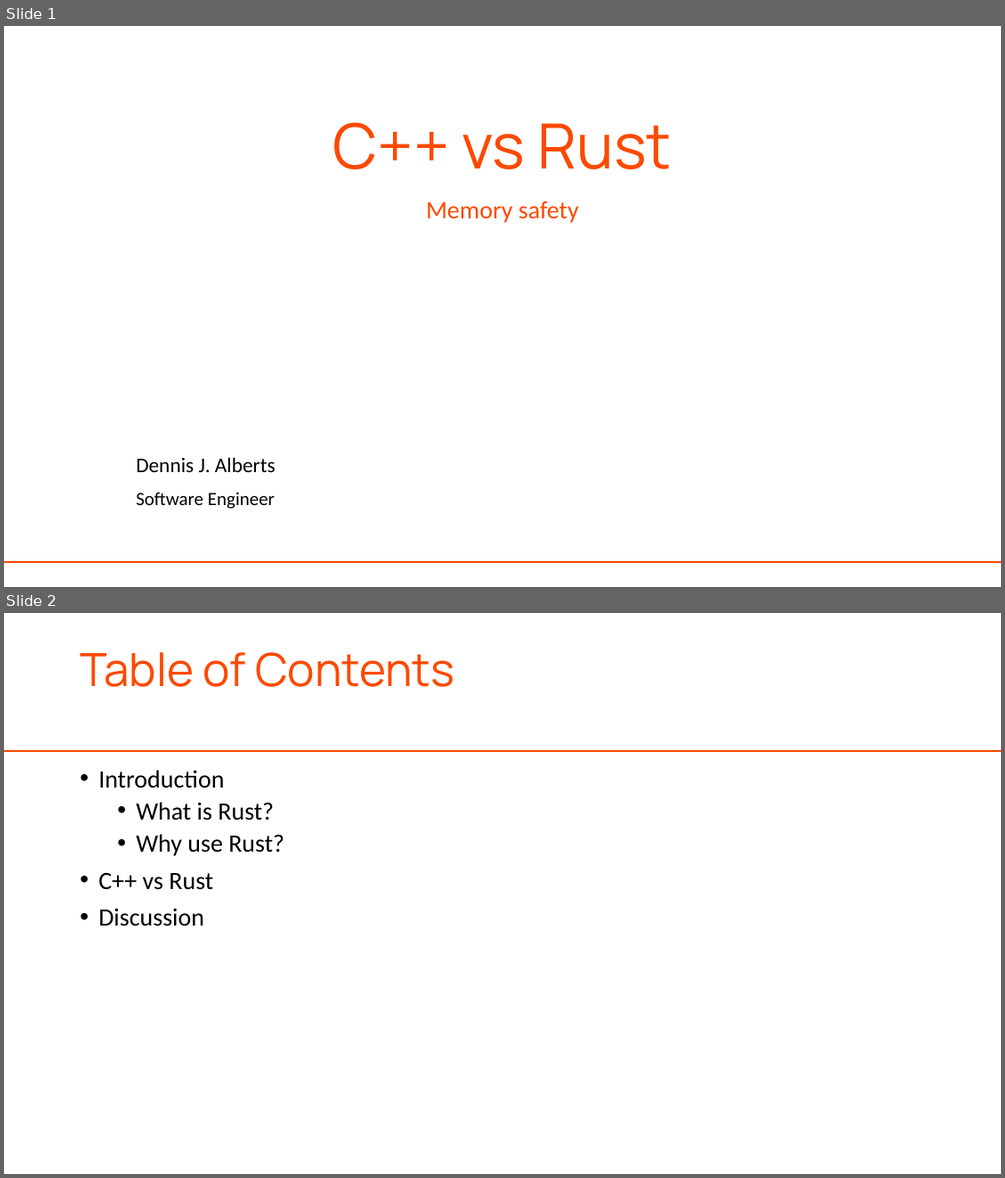
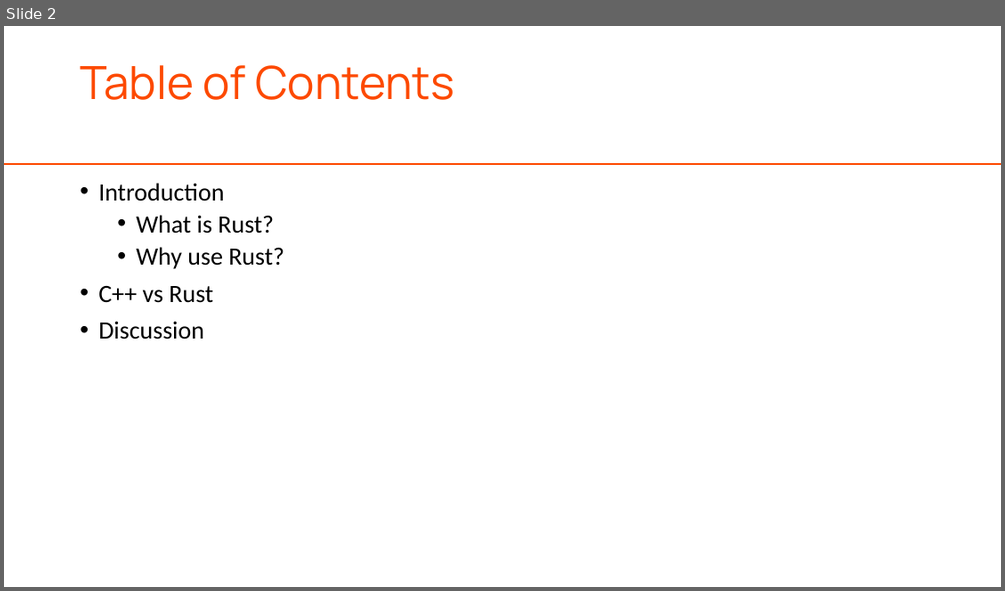
Before and after one commit to djalberts37/Cpp-vs-Rust, a slide deck: doc/Cpp_vs_Rust.pptx. Shown one above the other, each under a label of ours: slides 1 and 2 before the commit, slide 2 after it. The pictures are 1005x1178 and 1005x591 pixels, drawn with LibreOffice and Linux fonts; fonts in the diff are those of the drawing; background and template pictures are left out. Boxes give left, top, right and bottom in pixels: in the first picture for what was removed or moved away, otherwise in the second. Text is boxed around its words. In the diff, an @@ line names an element or a change of style, - is before the commit and + after.

```diff
--- a/doc/Cpp_vs_Rust.pptx
+++ b/doc/Cpp_vs_Rust.pptx
@@ slide 1 removed at [4, 26, 1001, 587], background #FFFFFF @@
@@ title removed at [333, 122, 671, 169] @@
-C++ vs Rust
@@ subtitle removed at [426, 200, 579, 223] @@
-Memory safety
@@ text removed at [136, 457, 275, 472] @@
-Dennis J. Alberts
@@ text removed at [136, 491, 275, 508] @@
-Software Engineer
@@ line removed from (4, 562) to (1001, 562) @@
```
Also in this commit, not shown: 3 slides changed, 1 slide added.
